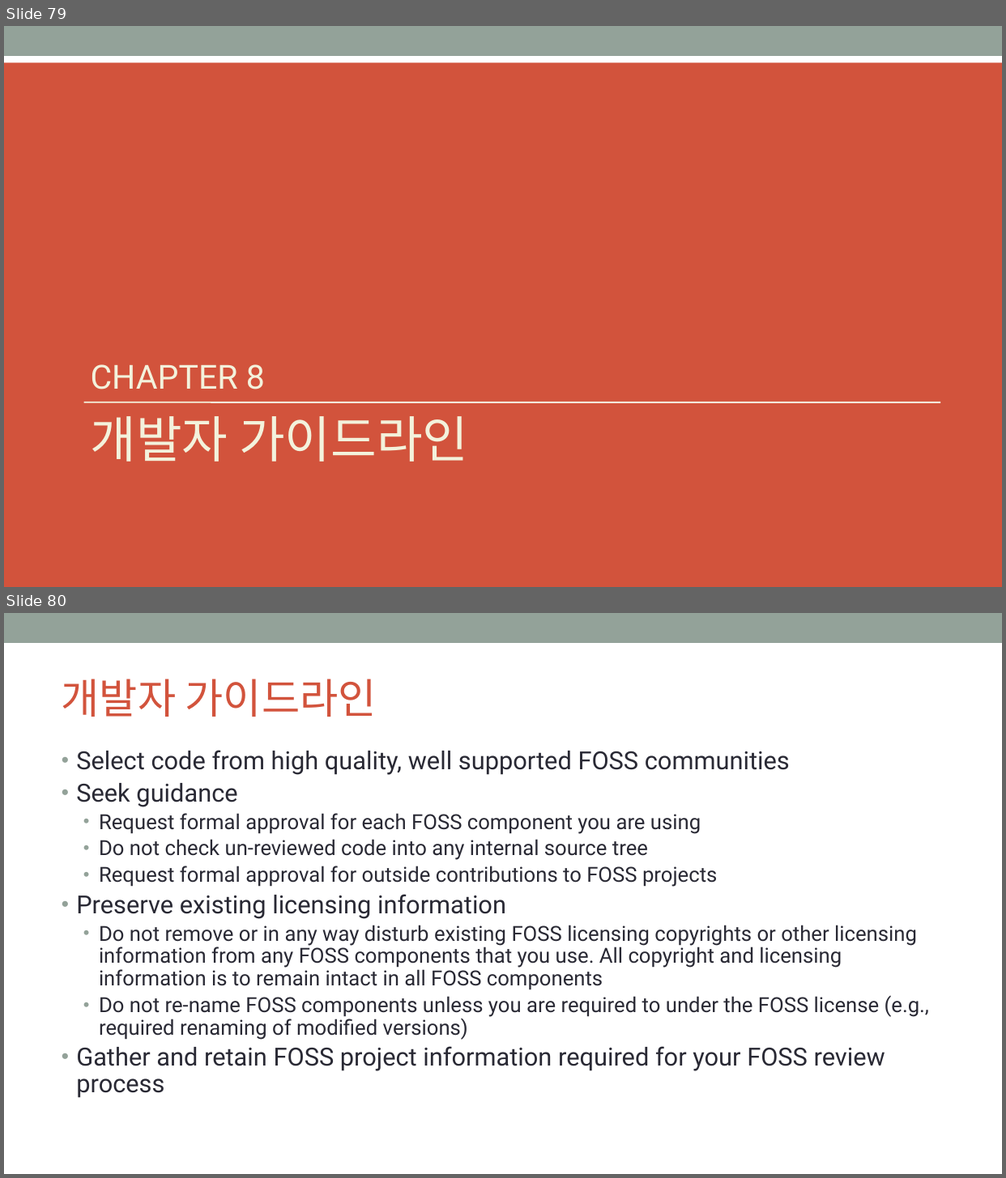
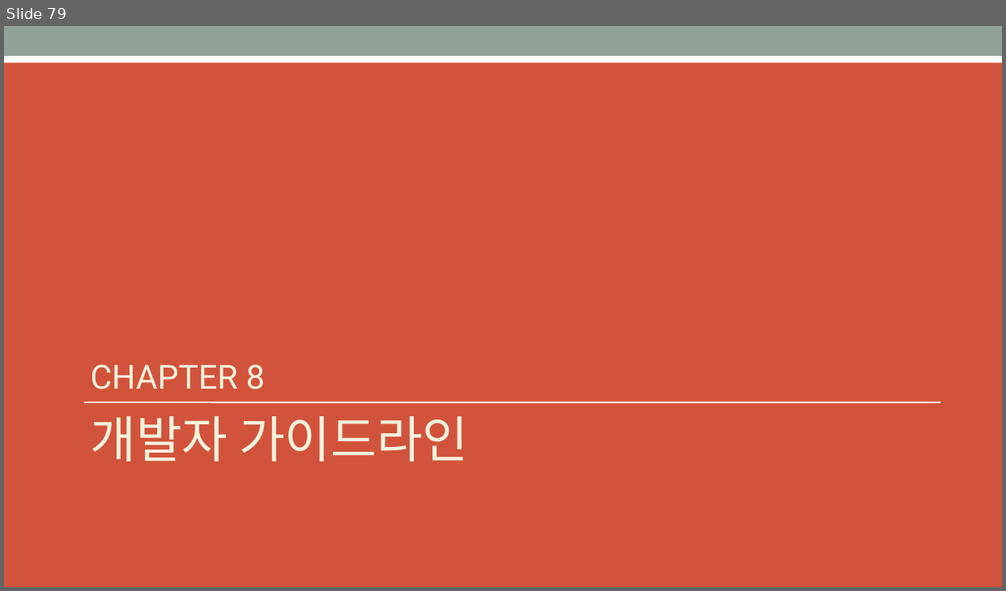
Before and after one commit to OpenChain-KWG/Curriculum-Translation-KR, a slide deck: target/slides/openchain-curriculum-for-1-1.pptx. Shown one above the other, each under a label of ours: slides 79 and 80 before the commit, slide 79 after it. The pictures are 1006x1178 and 1006x591 pixels, drawn with LibreOffice and Linux fonts; fonts in the diff are those of the drawing; background and template pictures are left out. Boxes give left, top, right and bottom in pixels: in the first picture for what was removed or moved away, otherwise in the second. Text is boxed around its words. In the diff, an @@ line names an element or a change of style, - is before the commit and + after.

```diff
--- a/target/slides/openchain-curriculum-for-1-1.pptx
+++ b/target/slides/openchain-curriculum-for-1-1.pptx
@@ slide 80 removed at (x1=4, y1=613, x2=1002, y2=1174), background #FFFFFF; not listed: 1 template element that a slide beside it also shows @@
@@ title removed at (x1=62, y1=679, x2=377, y2=717) @@
-개발자 가이드라인
@@ text removed at (x1=76, y1=750, x2=929, y2=1098) @@
-• Select code from high quality, well supported FOSS communities
-• Seek guidance
-  • Request formal approval for each FOSS component you are using
-  • Do not check un-reviewed code into any internal source tree
-  • Request formal approval for outside contributions to FOSS projects
-• Preserve existing licensing information
-  • Do not remove or in any way disturb existing FOSS licensing copyrights or other licensing information from any FOSS components that you use. All copyright and licensing information is to remain intact in all FOSS components
-  • Do not re-name FOSS components unless you are required to under the FOSS license (e.g., required renaming of modified versions)
-• Gather and retain FOSS project information required for your FOSS review process
```
Also in this commit, not shown: 6 slides changed, 13 slides added, 12 other slides removed, 7 other files.
